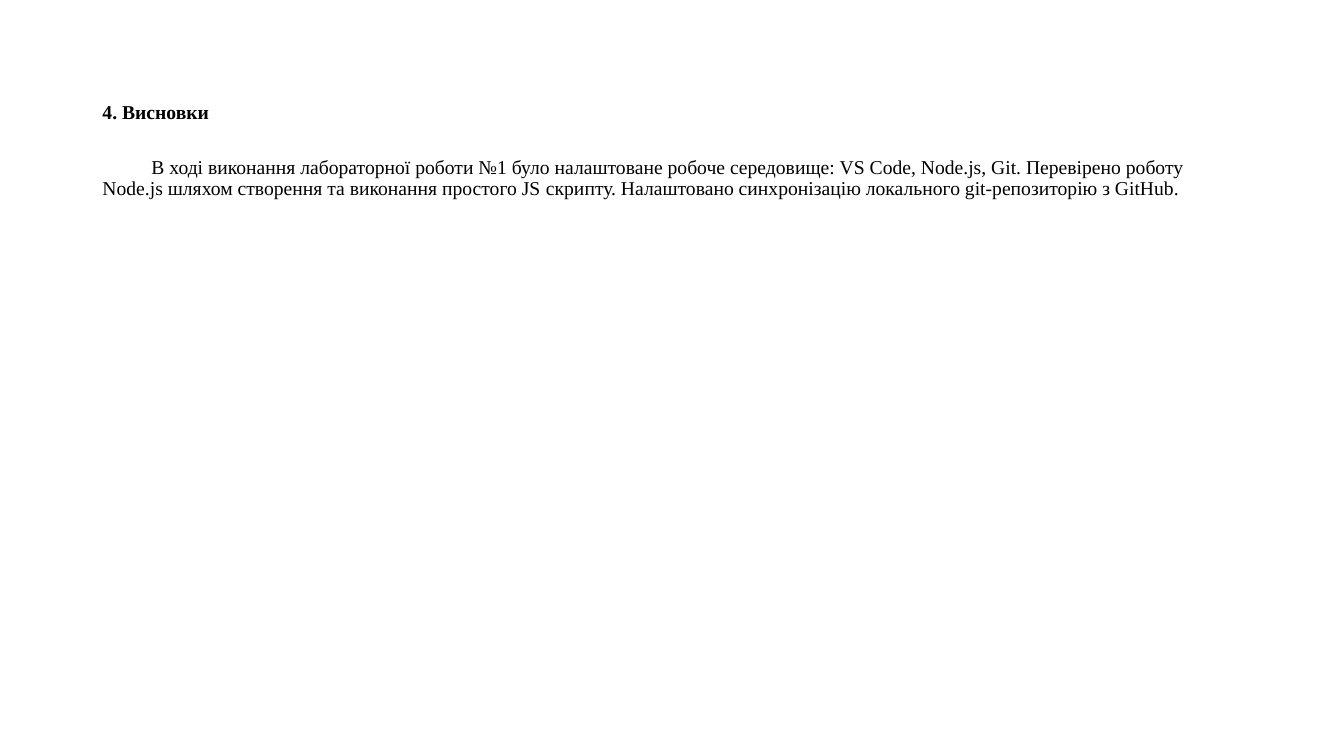
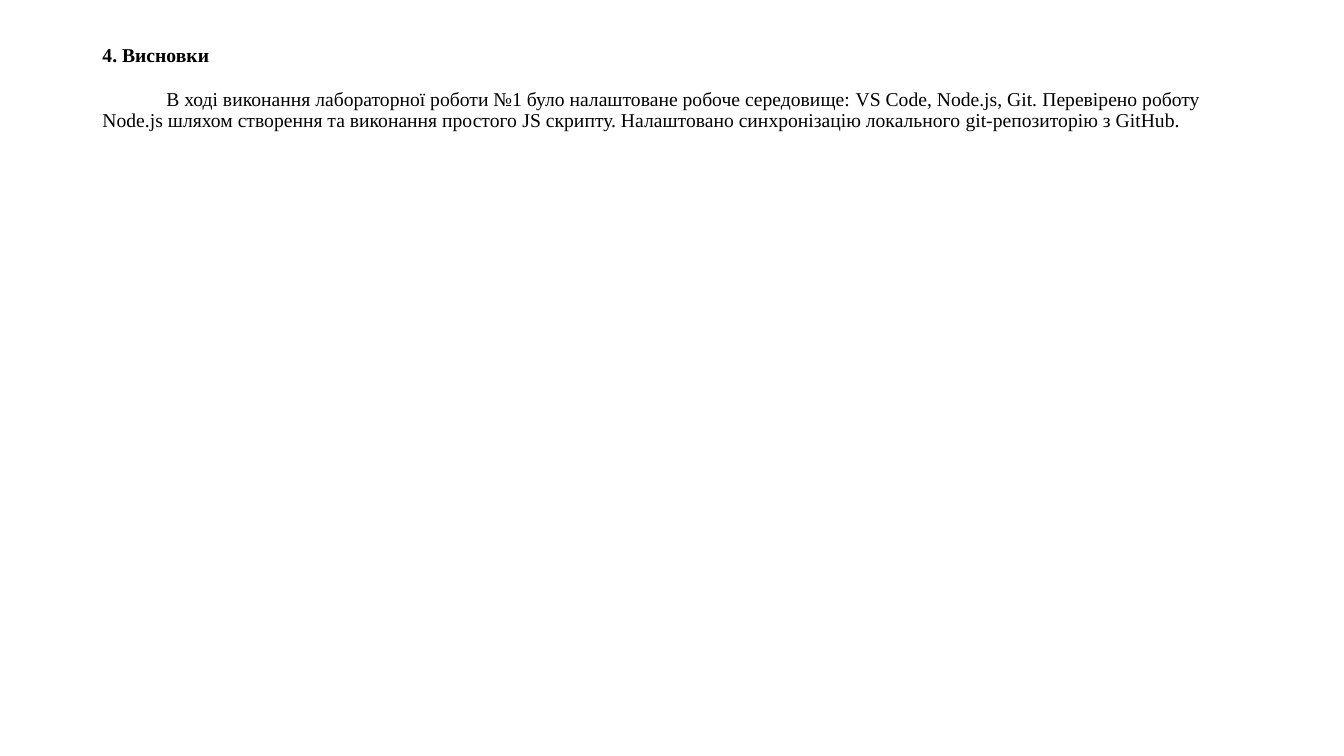
Before and after one commit to AlexBoiko412/auto-testing-lab1, a slide deck: slide 4 of Лабораторна_1.pptx. Drawn at 1344x756 pixels with LibreOffice and Linux fonts; fonts in the diff are those of the drawing. Boxes give left, top, right and bottom in pixels: in the first picture for what was removed or moved away, otherwise in the second. Text is boxed around its words. In the diff, an @@ line names an element or a change of style, - is before the commit and + after.

```diff
--- a/Лабораторна_1.pptx
+++ b/Лабораторна_1.pptx
@@ title "4. Висновки" moved from (x1=102, y1=106, x2=209, y2=120) to (x1=102, y1=49, x2=209, y2=63) @@
@@ text "В ході виконання лабораторної роботи ..." rewrapped from (x1=102, y1=160, x2=1183, y2=200) to (x1=102, y1=92, x2=1199, y2=132) @@
```
Also in this commit, not shown: 1 other slide changed.
